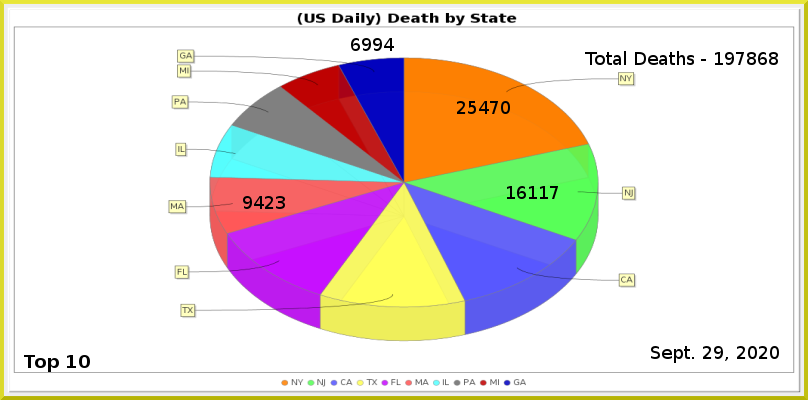
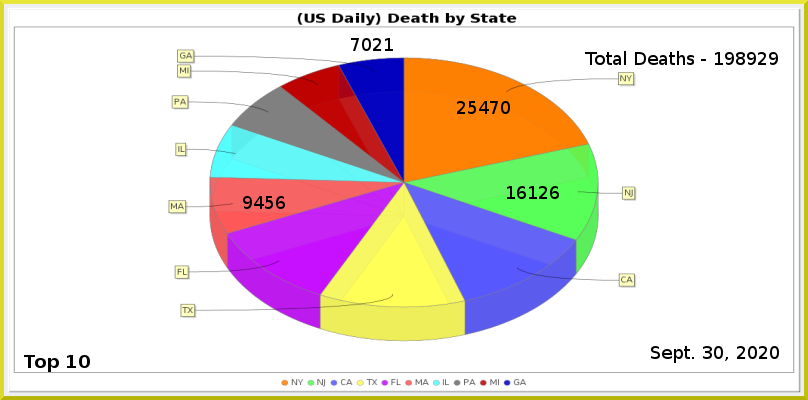
Layer changes from the first (808, 400) image to the second:
painted on "Least" over [351, 38, 394, 51]
painted on "MA" over [265, 196, 285, 209]
painted on "NJ" over [539, 186, 559, 199]
renamed "Total Deaths - 197868" to "Total Deaths - 198929", painted on it over [736, 52, 778, 65]
painted on "Current Date" over [703, 346, 723, 359]
